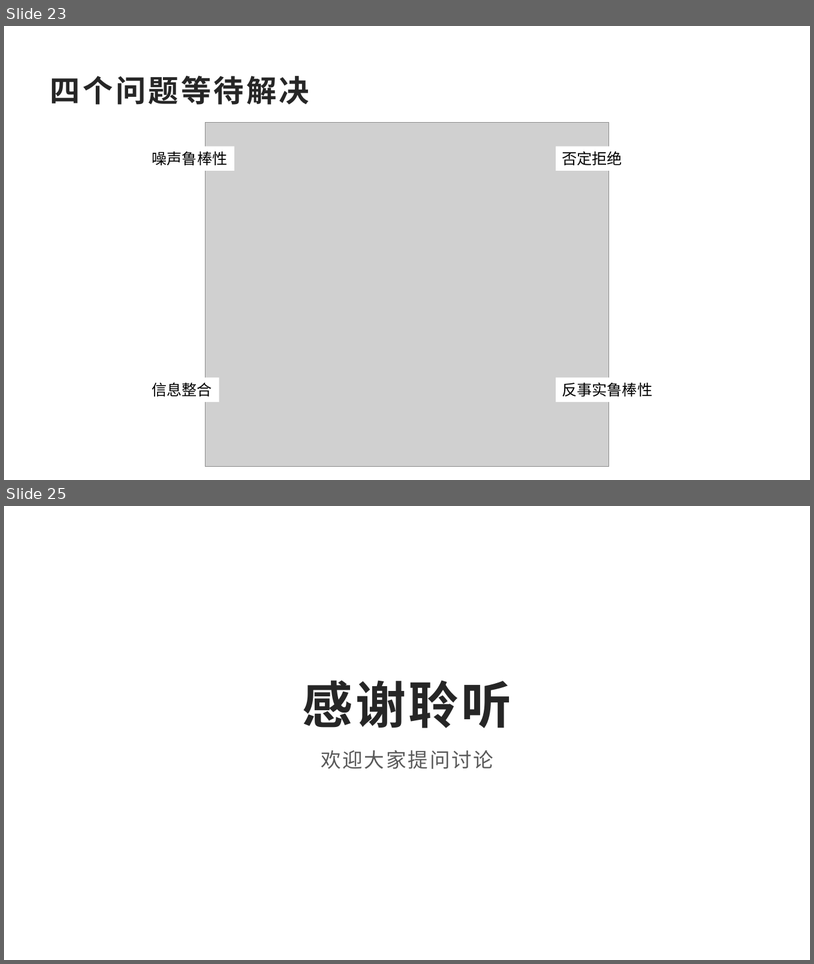
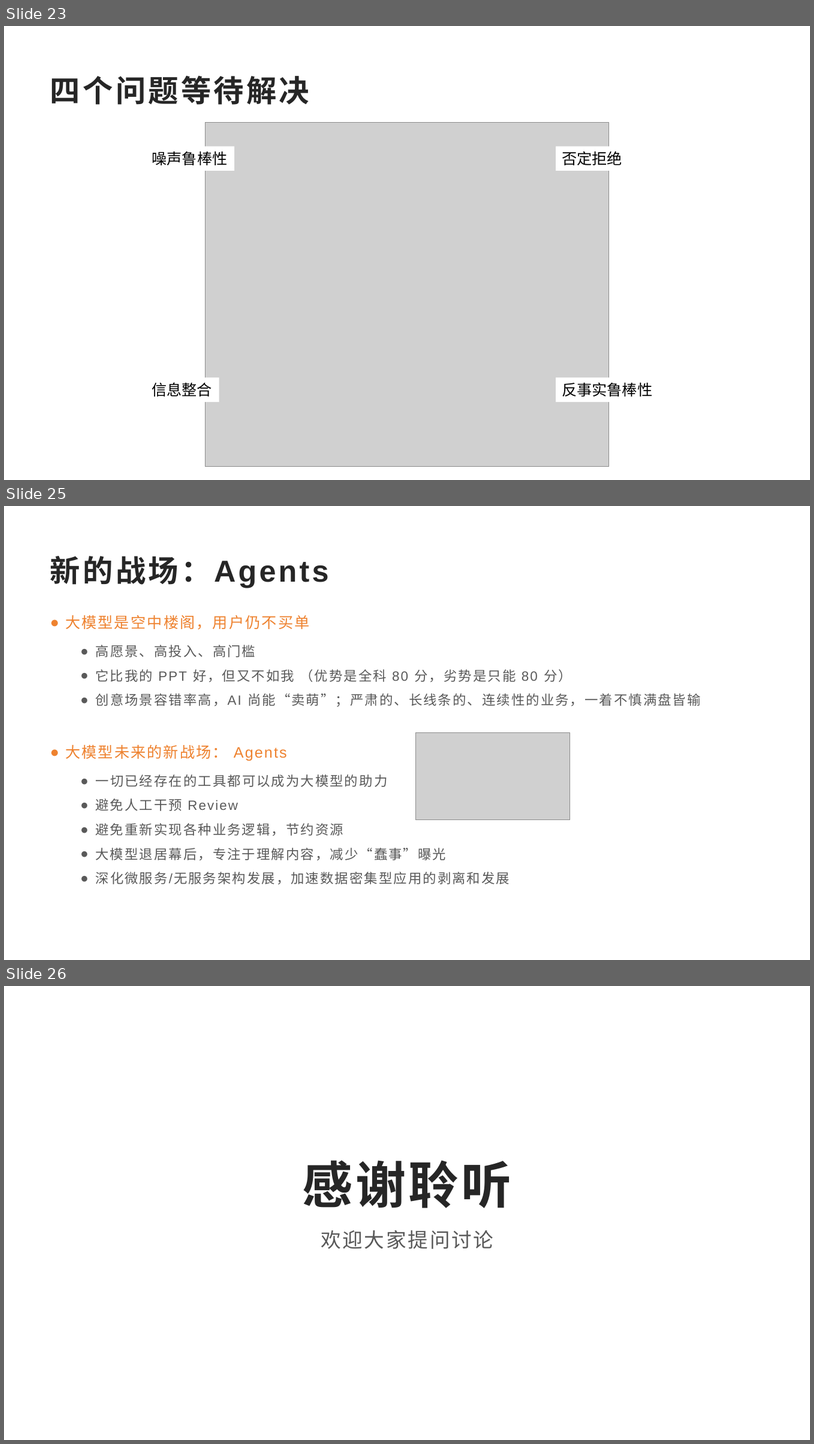
Before and after one commit to SakigamiYang/PyCon, a slide deck: PyCon2023/PyConChina2023-LLM+RAG企业落地-Ai兔兔.pptx. Shown one above the other, each under a label of ours: slides 23 and 25 before the commit, slides 23, 25 and 26 after it; the slides between them are not shown. The pictures are 814x964 and 814x1444 pixels, drawn with LibreOffice and Linux fonts; fonts in the diff are those of the drawing; grey boxes stand for pictures; background and template pictures are left out. Boxes give left, top, right and bottom in pixels: in the first picture for what was removed or moved away, otherwise in the second. Text is boxed around its words. In the diff, an @@ line names an element or a change of style, - is before the commit and + after.

```diff
--- a/PyCon2023/PyConChina2023-LLM+RAG企业落地-Ai兔兔.pptx
+++ b/PyCon2023/PyConChina2023-LLM+RAG企业落地-Ai兔兔.pptx
@@ slide 25 added at <box>4,506,810,960</box>, background picture (left out) @@
@@ title added at <box>50,556,329,588</box>, 36 pt, text #262626, bold @@
+新的战场：Agents
@@ text added at <box>65,615,701,884</box>, 16 pt, text #595959 @@
+● 大模型是空中楼阁，用户仍不买单
+  ● 高愿景、高投入、高门槛
+  ● 它比我的 PPT 好，但又不如我 （优势是全科 80 分，劣势是只能 80 分）
+  ● 创意场景容错率高，AI 尚能“卖萌”；严肃的、长线条的、连续性的业务，一着不慎满盘皆输
+● 大模型未来的新战场： Agents
+  ● 一切已经存在的工具都可以成为大模型的助力
+  ● 避免人工干预 Review
+  ● 避免重新实现各种业务逻辑，节约资源
+  ● 大模型退居幕后，专注于理解内容，减少“蠢事”曝光
+  ● 深化微服务/无服务架构发展，加速数据密集型应用的剥离和发展
@@ picture added at <box>416,733,570,820</box> @@
@@ what was slide 25 is now slide 26 @@
```
Also in this commit, not shown: 14 slides changed, 1 other file.
